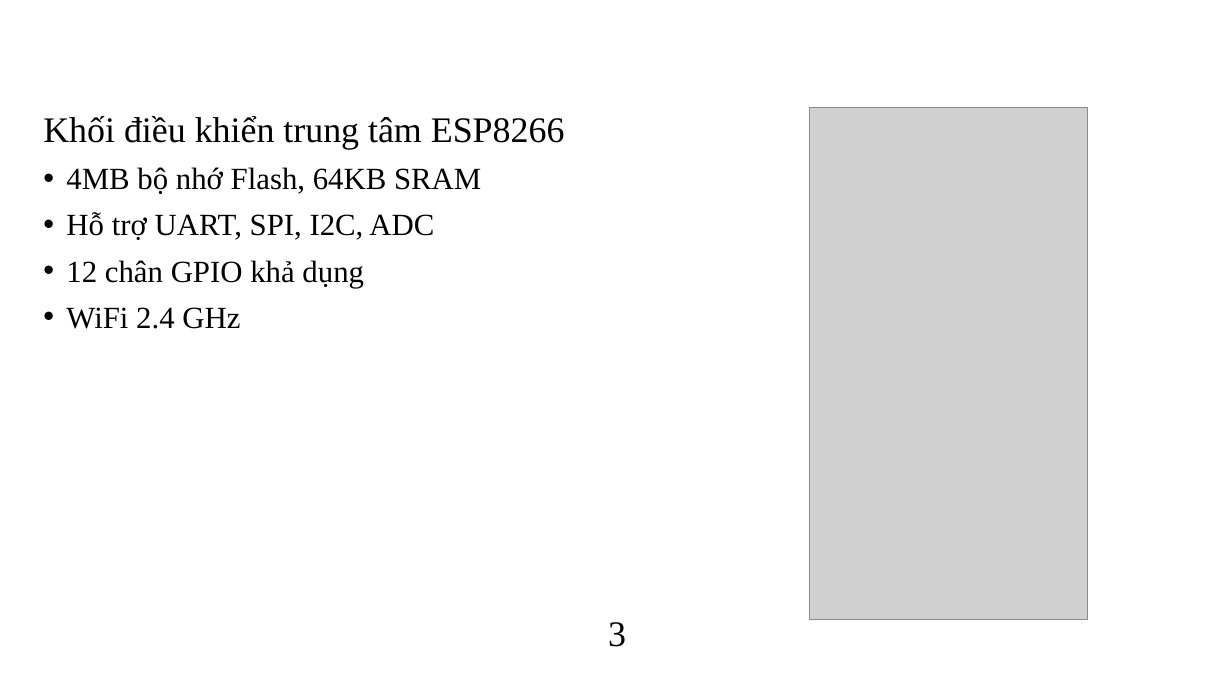
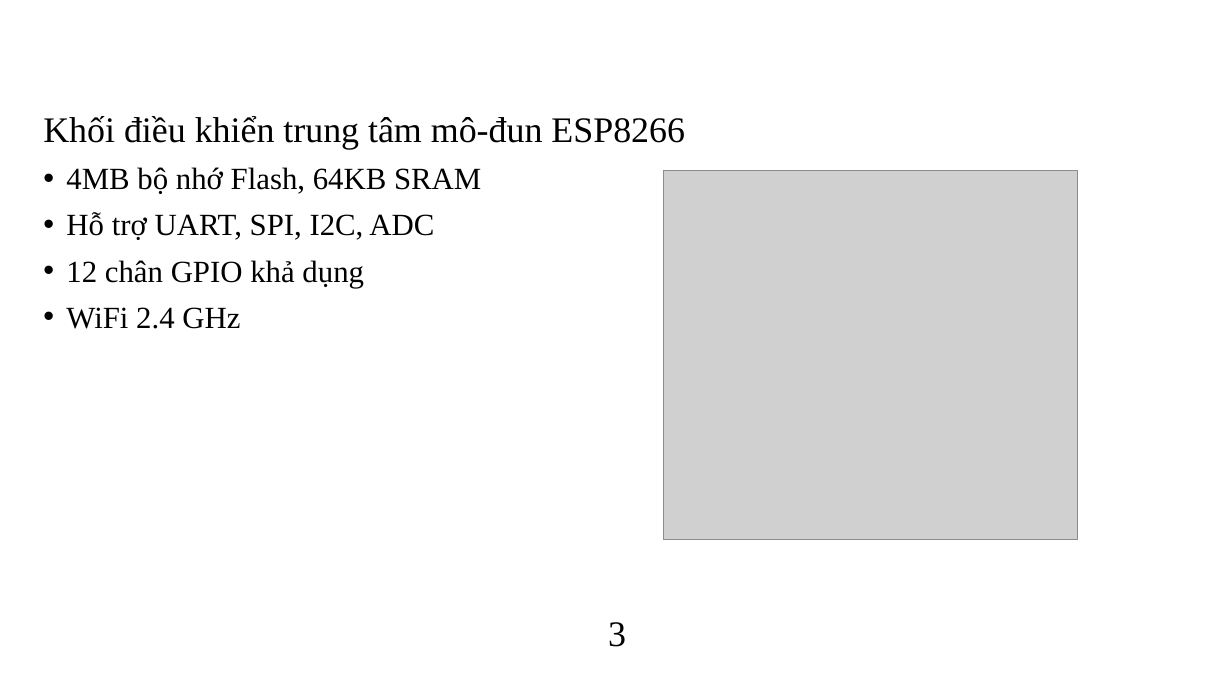
Before and after one commit to kurooroo/DATN, a slide deck: slide 6 of documents/Slide Đồ án tốt nghiệp_Nguyễn Tuấn Anh.pptx. Drawn at 1232x693 pixels with LibreOffice and Linux fonts; fonts in the diff are those of the drawing; grey boxes stand for pictures; background and template pictures are left out. Boxes give left, top, right and bottom in pixels: in the first picture for what was removed or moved away, otherwise in the second. Text is boxed around its words. In the diff, an @@ line names an element or a change of style, - is before the commit and + after.

```diff
--- a/documents/Slide Đồ án tốt nghiệp_Nguyễn Tuấn Anh.pptx
+++ b/documents/Slide Đồ án tốt nghiệp_Nguyễn Tuấn Anh.pptx
@@ text at [43, 116, 685, 150]: text changed @@
-Khối điều khiển trung tâm ESP8266
+Khối điều khiển trung tâm mô-đun ESP8266
@@ picture at [664, 171, 1078, 540]: rotation 270 to 0 degrees @@
```
Also in this commit, not shown: 11 other slides changed, 5 slides added, 44 other files.
